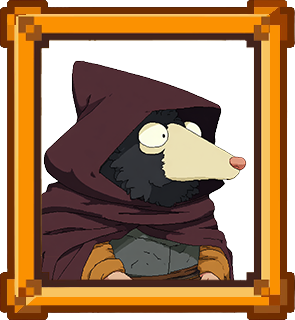
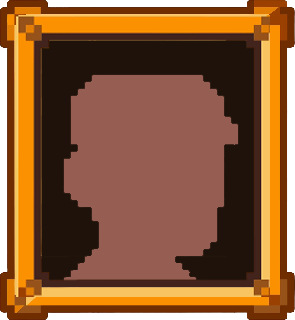
The second w=295, h=320 image is a revision of the first. Changes to its layers:
added layer "Layer 2" above "Layer 3" over (40, 74, 254, 281)
added layer "Layer 3" above "Peasant" over (40, 39, 254, 281)
hid "Peasant" over (40, 60, 247, 281)